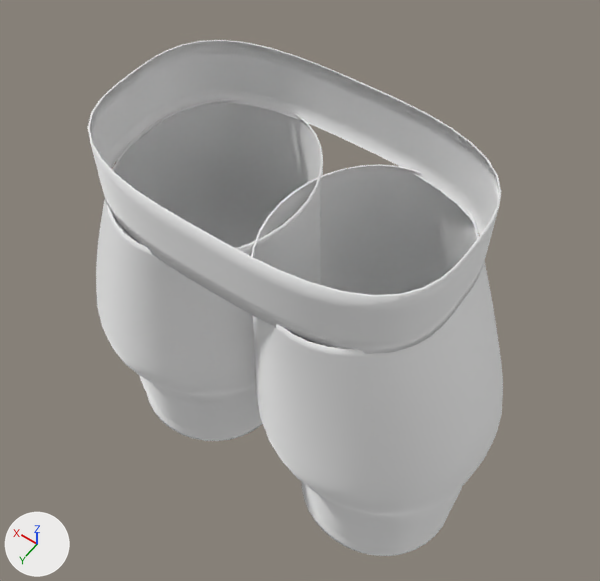
The glTF model public/models/sku/019-v1.glb as it was, and as the next commit left it.
Before and after are seen from a 50 mm camera at (-0.291, 0.39, 0.67) aimed at (0.006, -0.025, 0.018). Lighting does not change. The marker at lower left points along +X, +Y and +Z. The older version comes first.

In view in the first picture: 'Cycling019'.
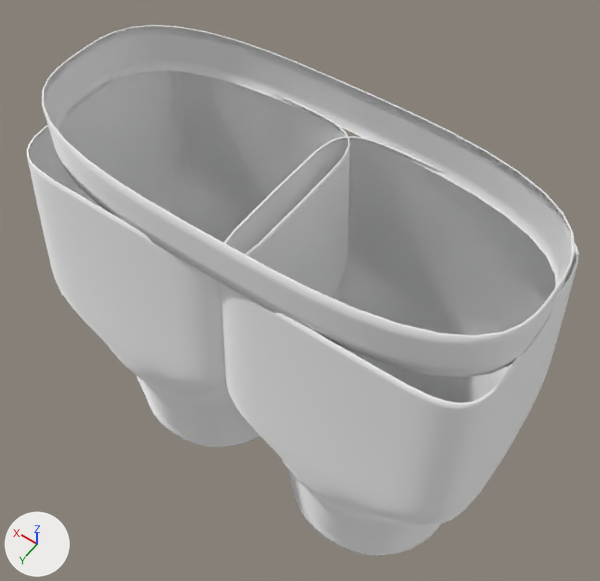
Diff of the bpy script that builds the scene:
```diff
--- a/public/models/sku/019-v1.glb.py
+++ b/public/models/sku/019-v1.glb.py
@@ me_cycling019 @@
 # used by ob_cycling019; location = (0.0, 0.0, 0.0)
-me_cycling019.from_pydata(...)  # 3720 vertices, 7200 faces; spans x -0.225..0.225, y -0.118..0.118, z -0.225..0.225
+me_cycling019.from_pydata(...)  # 3720 vertices, 7200 faces; spans x -0.24..0.24, y -0.116..0.116, z -0.22..0.22
+# me_cycling019 part 1: the loose piece of 336 vertices spanning x -0.166..0.166, y -0.104..0.104, z 0.156..0.225 is scaled about its middle by (1.38, 0.974, 0.71), then moved by (0.0, 0.0, 0.005)
+# me_cycling019 part 2: 3384 of 3720 vertices moved; they spanned x -0.225..0.225, y -0.118..0.118, z -0.225..0.16 and now span x -0.24..0.24, y -0.116..0.116, z -0.22..0.175; mean shift (0.0, 0.0, 0.01); largest move (-0.107, 0.096, 0.16) -> (-0.191, 0.098, 0.175)
 me_cycling019.materials.append(mat_polyester_weiß)
```

Changed parts and their boxes (x1, y1, x2, y2) in the pictures (600 x 581 px; the box of a moved part takes in the faces that stretch with it):
'Cycling019', reshaped (33% wider)
    before: (88, 40, 503, 556)
    after: (26, 25, 579, 556)
part 1 of me_cycling019, moved or reshaped
    before: (88, 40, 501, 354)
    after: (42, 25, 575, 377)
part 2 of me_cycling019, moved or reshaped
    before: (96, 99, 503, 556)
    after: (26, 70, 579, 555)
